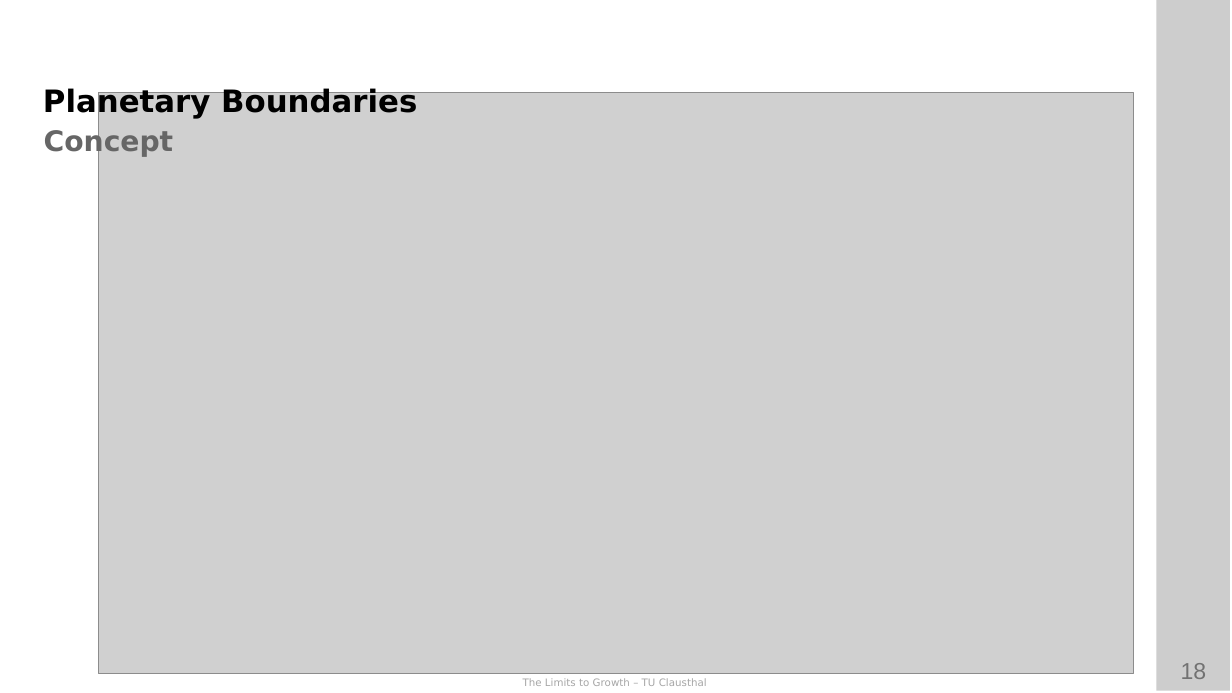
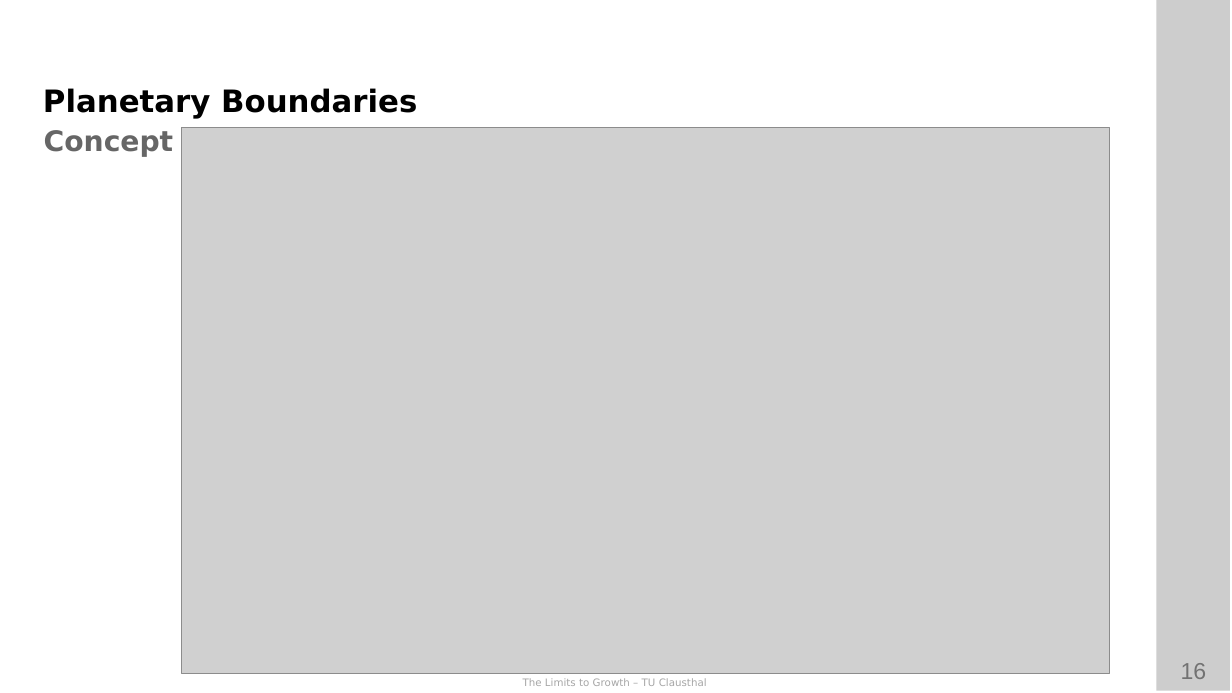
Before and after one commit to ETCE-LAB/teaching-material, a slide deck: slide 16 of The-Limits-to-Growth/LTG-L05a-Limits-to-Growth-and-Planetary-Boundaries.pptx (slide 18 before the commit). Drawn at 1232x693 pixels with LibreOffice and Linux fonts; fonts in the diff are those of the drawing; grey boxes stand for pictures; background and template pictures are left out. Boxes give left, top, right and bottom in pixels: in the first picture for what was removed or moved away, otherwise in the second. Text is boxed around its words. In the diff, an @@ line names an element or a change of style, - is before the commit and + after.

```diff
--- a/The-Limits-to-Growth/LTG-L05a-Limits-to-Growth-and-Planetary-Boundaries.pptx
+++ b/The-Limits-to-Growth/LTG-L05a-Limits-to-Growth-and-Planetary-Boundaries.pptx
@@ picture: place and size @@
-picture at [99, 92, 1134, 675]
+picture at [182, 128, 1110, 674]
@@ page number at [1181, 663, 1207, 679]: text changed @@
-18
+16
```
Also in this commit, not shown: 2 other slides changed, 2 slides added, 3 slides removed, 19 other files.
